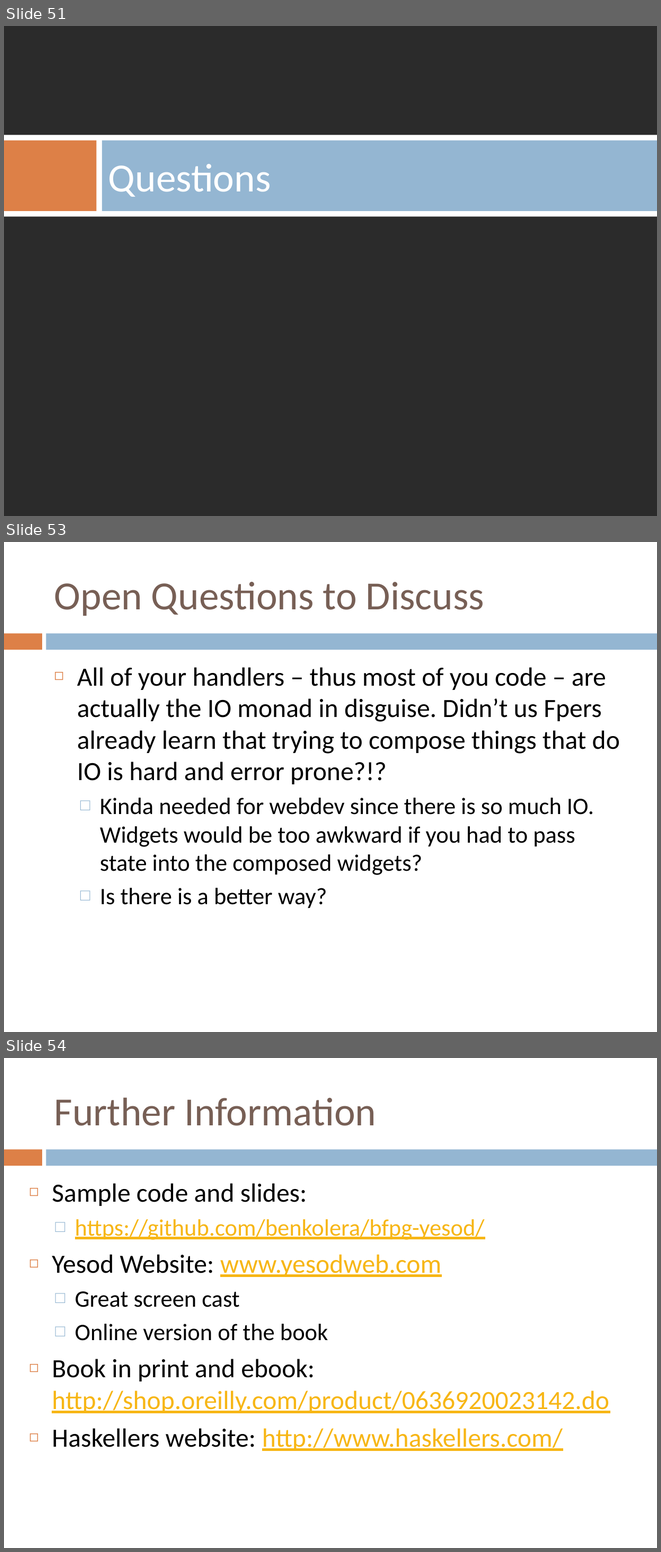
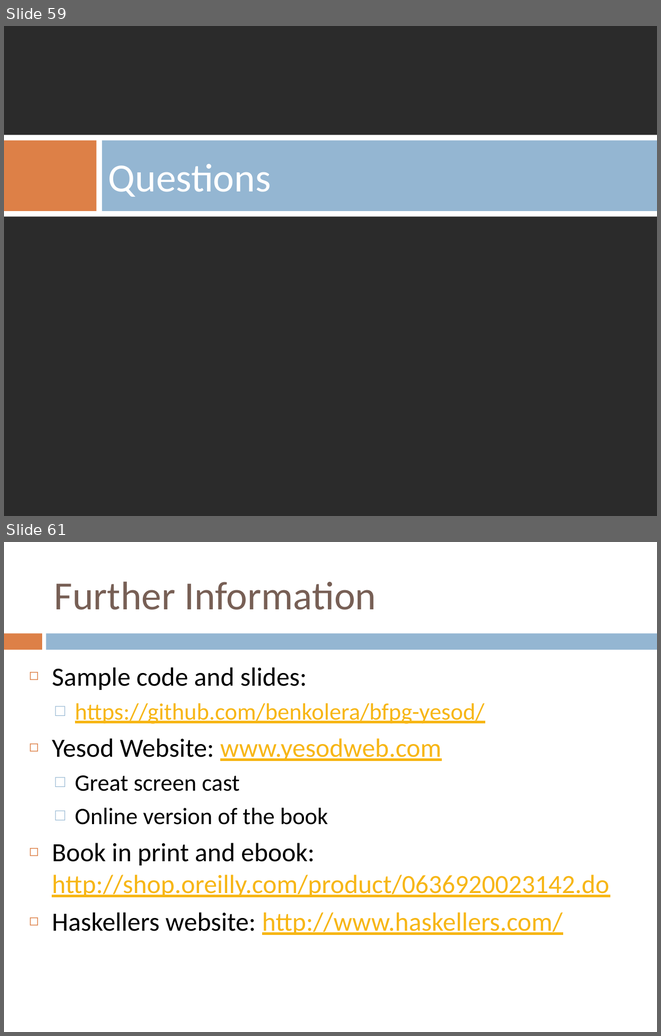
Before and after one commit to benkolera/talk-yesod, a slide deck: TypeSafeWebDevWithYesodAndHaskell.pptx. Shown one above the other, each under a label of ours: slides 51, 53 and 54 before the commit, slides 59 and 61 after it; the slides between them are not shown. The pictures are 661x1552 and 661x1036 pixels, drawn with LibreOffice and Linux fonts; fonts in the diff are those of the drawing; background and template pictures are left out; a plain dark background stands for a picture behind light text. Boxes give left, top, right and bottom in pixels: in the first picture for what was removed or moved away, otherwise in the second. Text is boxed around its words. In the diff, an @@ line names an element or a change of style, - is before the commit and + after.

```diff
--- a/TypeSafeWebDevWithYesodAndHaskell.pptx
+++ b/TypeSafeWebDevWithYesodAndHaskell.pptx
@@ slide 53 removed at (x1=4, y1=542, x2=657, y2=1032), background #FFFFFF; not listed: 2 template elements that a slide beside it also shows @@
@@ title removed at (x1=54, y1=582, x2=484, y2=616) @@
-Open Questions to Discuss
@@ text removed at (x1=77, y1=667, x2=620, y2=908) @@
-◻ All of your handlers – thus most of you code – are actually the IO monad in disguise. Didn’t us Fpers already learn that trying to compose things that do IO is hard and error prone?!?
-  □ Kinda needed for webdev since there is so much IO. Widgets would be too awkward if you had to pass state into the composed widgets?
-  □ Is there is a better way?
@@ what was slide 51 is now slide 59 @@
@@ what was slide 54 is now slide 61 @@
```
Also in this commit, not shown: 3 slides changed, 9 slides added, 1 other slide removed, 2 other files.
